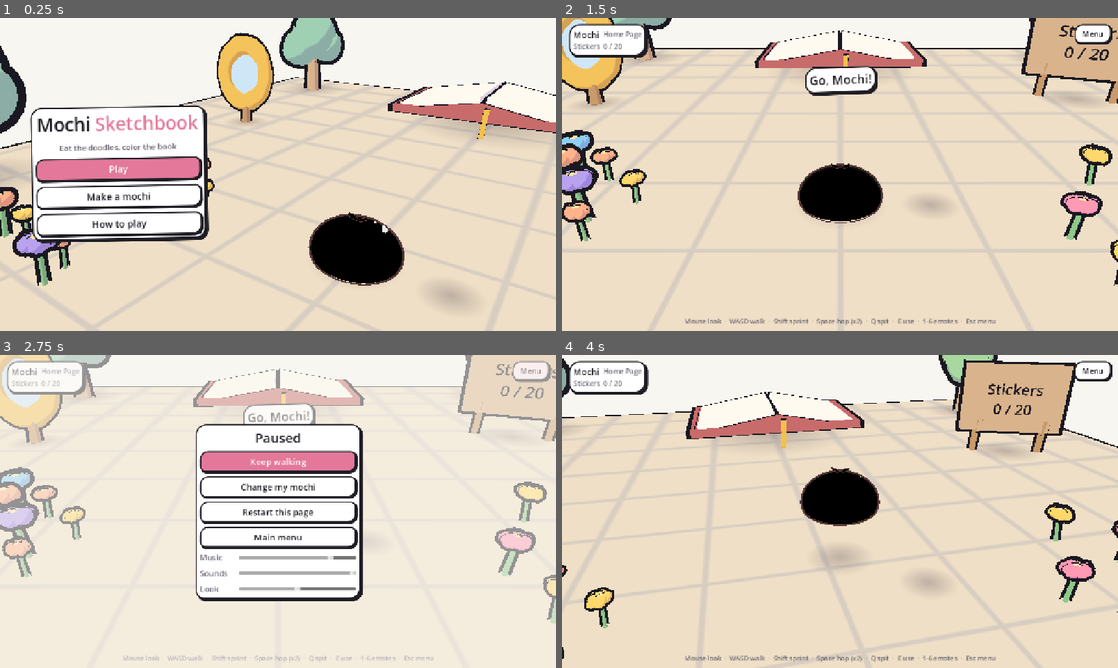
Above: before the commit, frames 1-4 (two rows, left to right).
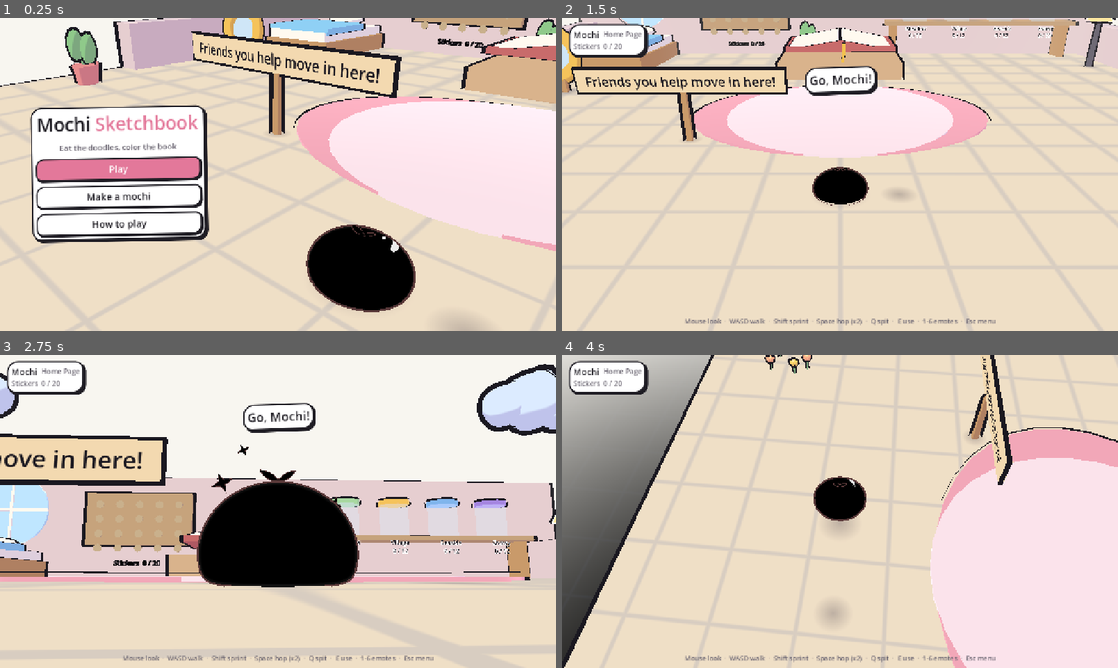
Above: after the commit, the same moments.

Repository: Mainm0e/mochi-paint-party
Game: Godot game, scene res://scenes/main.tscn
Two runs of this game, one before a commit and one after it. Both use one fixed random seed, a clock stepped at 60 frames per second and the inputs below.
Inputs (mouse positions are in pixels of both pictures, inside the frame that each line leads up to):
- Up to frame 1 (0.25 s): no input
- Up to frame 2 (1.5 s): click "Play" at 0.5 s; click "Let's go!" at 1.25 s
- Up to frame 3 (2.75 s): click (528, 370) at 2 s, where only the run before the commit has a clickable "Menu"
- Up to frame 4 (4 s): click (840, 511) at 2.75 s, where only the run before the commit has a clickable "Restart this page"; tap Enter at 3.5 s; move the mouse to (867, 511) at 3.52 s; hold W (move_forward) from 3.53 s (still down); hold Space (jump) from 3.53 s (still down); click (867, 511) at 3.67 s

The runs differ from the first frame. In frame 1, 45% of the frame differs, in the area x 0-100%, y 0-100%; in frame 2, 29%; in frame 3, 54%; in frame 4, 55%.

Commit message:
Home Page rebuilt as a cosy room; remove the unusable HUD Menu button
The Home Page is now a room on the page: the sketchbook on a desk (World Map),
the mirror (creator), a shelf of star jars that fill with stars per chapter,
a sticker board with a slot per sticker that fills in, a bed, lamp and plants,
and the doodle friends you've helped move in and chat around the rug. The
camera sits higher there to show the whole room.

The HUD Menu button couldn't be clicked while playing (the mouse is captured);
Esc already opens the menu, so the button is gone.

Co-Authored-By: Claude Opus 5.5 <noreply@anthropic.com>

Diff:
--- a/godot/scripts/main.gd
+++ b/godot/scripts/main.gd
@@ -303,11 +303,17 @@
 		world.map_at = save.map_at
 		world.map_new = world.stamp_for_level(_just_done)
 		_just_done = ""
+	if name == "home":  # the Home Page shows your progress: star jars, the sticker board, friends who moved in
+		var stars := {}
+		for j in World.JARS:
+			stars[j[0]] = _stars(j[0]) if world.page_exists(j[0]) else 0
+		var moved: Array = World.HOME_FRIENDS.filter(func(f): return f[2] in _page_save(f[1]).eaten).map(func(f): return f[0])
+		world.home_state = {"stars": stars, "stickers": save.stickers.duplicate(), "friends": moved}
 	world.load_level(name, eaten)
 	# on the map the mochi walks the whole book, so it is drawn bigger and the camera pulls back
 	mochi.size = 1.7 if on_map else 1.0
 	mochi.scale = Vector3.ONE * mochi.size
-	cam_dist = 10.0 if on_map else 4.2
+	cam_dist = 10.0 if on_map else (6.5 if name == "home" else 4.2)  # the Home Page is a room: see all of it
 	audio.play_music(MUSIC.get(name, "music_paper_stroll"))
 	var open_page := not name in ["home", "worldmap"]  # pages are big and open: see further across them
 	environment.fog_depth_begin = 40.0 if on_map else (28.0 if open_page else 16.0)
@@ -315,7 +321,7 @@
 	mochi.redraw_at(world.spawn_point())
 	mochi.rotation.y = PI  # face into the page (away from the camera)
 	yaw = 0.0
-	pitch = 0.7 if on_map else 0.45
+	pitch = 0.7 if on_map else (0.6 if name == "home" else 0.45)
 	follow = mochi.global_position
 	_inhaling = {}
 	if name == "home":
@@ -597,14 +603,6 @@
 	power_tag.add_child(power_label)
 	power_tag.visible = false
 	tv.add_child(power_tag)  # stacks under the card's lines, however many there are
-	var menu_btn := _button("Menu", false, 17)
-	menu_btn.anchor_left = 1.0
-	menu_btn.anchor_right = 1.0
-	menu_btn.offset_left = -100
-	menu_btn.offset_right = -16
-	menu_btn.offset_top = 14
-	menu_btn.pressed.connect(func(): set_mode(Mode.PAUSED))
-	hud.add_child(menu_btn)
 	var bottom := _vbox(4)
 	bottom.anchor_left = 0.5
 	bottom.anchor_right = 0.5
--- a/godot/scripts/world.gd
+++ b/godot/scripts/world.gd
@@ -573,21 +573,60 @@
 
 
 # ================================================================== Home Page
+## Doodle friends who move to the Home Page once you've helped them (their quest or race star is found).
+const HOME_FRIENDS := [
+	["pip", "meadow", "b_pip", "sprout", "c3e2a0", "Pip", "I love my new home! My bow looks great on this page."],
+	["tufts", "meadow", "b_tufts", "puff", "ffffff", "Tufts", "My fluff-puffs sleep under your bed. Shh!"],
+	["scribble", "meadow", "b_race", "pencil", "ffd86b", "Scribble", "I doodled you a picture. Well... a squiggle."],
+	["glim", "village", "b_glim", "lamp", "6b6672", "Glim", "I'll keep your page bright at night!"],
+	["postie", "village", "b_postie", "mail", "e5485e", "Postie", "No letters today. Just a hug!"],
+	["zip", "village", "b_zip", "plane", "ffffff", "Zip", "Zoom zoom! Race you round the rug!"],
+	["clack", "seaside", "b_clack", "crab", "f2788e", "Clack", "Sideways is still the best way. Click clack!"],
+	["gale", "seaside", "b_gale", "gull", "ffffff", "Gale", "I can smell the sea from here. Squawk!"],
+	["knit", "snowy", "b_knit", "mitten", "e88f8f", "Knit", "I'm knitting you a tiny scarf. Hold still!"],
+	["hoot", "snowy", "b_hoot", "owl", "c9b8a0", "Hoot", "Hoo! Cosy page you've got."],
+]
+## Star jars on the shelf, one per chapter page: page, label, lid colour.
+const STICKER_COLORS := ["a8d8a0", "f5c35b", "7fb5ec", "a585e0"]  # sticker stars on the board, by chapter
+const JARS := [["meadow", "Meadow", "a8d8a0"], ["village", "Village", "f5c35b"], ["seaside", "Seaside", "7fb5ec"], ["snowy", "Snowy", "a585e0"]]
+
+var home_state := {}   # set by main before building the Home Page: {stars: {page: n}, stickers: [gid], friends: [id]}
+
+
+## The Home Page: your own cosy corner of the sketchbook. A room on a paper page with the book (to the World
+## Map), the mirror (change your look), a shelf of star jars (one per chapter), a sticker board that fills up,
+## and the doodle friends you've helped, who move in and chat.
 func _build_home() -> void:
-	island(0, 0, 13, 12, 0.0, "f6e7d3")
-	checkpoint(Vector3(0, 0, 3.0))
+	var room := island(0, 0, 20, 16, 0.0, "f6e7d3")
+	_paint(room.get_child(1), true)
+	checkpoint(Vector3(0, 0, 4.5))
 	checkpoints[0].node.visible = false
-	# the big sketchbook you jump into
+	# the room: a back wall with a round window, low side walls, a rug
+	for w in [[0, -7.6, 20, 0.6, 3.2, "fbe3eb"], [-9.7, -3.5, 0.6, 8.8, 1.2, "fbe3eb"], [9.7, -3.5, 0.6, 8.8, 1.2, "fbe3eb"]]:
+		var wall := island(w[0], w[1], w[2], w[3], w[4], w[5], w[4])
+		_paint(wall.get_child(1), true)
+	var window := colored(_cyl(1.1, 1.1, 0.08, 24), "bfe6ff", Vector3(-7.6, 2.1, -7.25), 0.03, 0.4)
+	window.rotation.x = PI / 2.0
+	add_child(window)
+	for k in 2:  # window cross
+		var bar := colored(_box(2.2 if k == 0 else 0.08, 0.08 if k == 0 else 2.2, 0.06), "fffaf0", Vector3(-7.6, 2.1, -7.2), 0.0, 0.0)
+		add_child(bar)
+	var rug := colored(_cyl(3.4, 3.4, 0.04, 32), "f2a7b8", Vector3(0, 0.02, 0.5), 0.02, 0.1)
+	rug.scale = Vector3(1.0, 1.0, 0.75)
+	add_child(rug)
+	add_child(colored(_cyl(2.6, 2.6, 0.045, 32), "fbe3eb", Vector3(0, 0.025, 0.5), 0.0, 0.1))
+	# the big sketchbook on a low desk: it opens the World Map
 	var book := Node3D.new()
+	book.add_child(doodle(_box(3.8, 0.5, 2.6), "d9b38c", Vector3(0, 0.25, 0), 0.03, true))  # desk
 	for sx in [-1.0, 1.0]:
-		var page := doodle(_box(1.5, 0.1, 2.1), "fffaf0", Vector3(sx * 0.78, 0.55, 0), 0.025, true)
+		var page := doodle(_box(1.5, 0.1, 2.1), "fffaf0", Vector3(sx * 0.78, 1.05, 0), 0.025, true)
 		page.rotation.z = -sx * 0.18
 		book.add_child(page)
-	book.add_child(doodle(_box(3.3, 0.14, 2.3), "c86b6b", Vector3(0, 0.38, 0), 0.03, true))
-	book.add_child(doodle(_box(0.08, 0.6, 0.02), "f2c14e", Vector3(0.1, 0.25, 1.15), 0.01, true))
-	place(book, Vector3(0, 0, -3.2), 1.0, 3.5, 0.0, _box_shape(Vector3(3.3, 0.7, 2.3)), Vector3(0, 0.35, 0))
-	zone("book", Vector3(0, 0, -1.6), 1.4, "E  Open the book")
-	# a dressing mirror for the creator
+	book.add_child(doodle(_box(3.3, 0.14, 2.3), "c86b6b", Vector3(0, 0.88, 0), 0.03, true))
+	book.add_child(doodle(_box(0.08, 0.6, 0.02), "f2c14e", Vector3(0.1, 0.75, 1.15), 0.01, true))
+	place(book, Vector3(0, 0, -4.2), 1.0, 3.8, 0.0, _box_shape(Vector3(3.8, 1.2, 2.6)), Vector3(0, 0.6, 0))
+	zone("book", Vector3(0, 0, -2.4), 1.5, "E  Open the book")
+	# the mirror, for changing your look
 	var mirror := Node3D.new()
 	var frame := doodle(TorusMesh.new(), "f5c35b", Vector3(0, 1.0, 0), 0.02)
 	frame.rotation.x = PI / 2.0
@@ -598,28 +637,111 @@
 	glass.scale = Vector3(0.95, 1.0, 1.3)
 	mirror.add_child(glass)
 	mirror.add_child(doodle(_cyl(0.05, 0.08, 0.5, 8), "c99a6a", Vector3(0, 0.25, 0), 0.015))
-	place(mirror, Vector3(-4.2, 0, -0.5), 1.0, 1.0, 0.5, _cyl_shape(0.35, 1.6), Vector3(0, 0.8, 0))
-	zone("mirror", Vector3(-3.4, 0, 0.2), 1.2, "E  Change my look")
-	# sticker board
-	var board := Node3D.new()
-	board.add_child(doodle(_box(1.8, 1.2, 0.1), "d9b38c", Vector3(0, 1.0, 0), 0.025, true))
-	board.add_child(doodle(_cyl(0.05, 0.05, 0.6, 6), "c99a6a", Vector3(-0.6, 0.3, 0), 0.015))
-	board.add_child(doodle(_cyl(0.05, 0.05, 0.6, 6), "c99a6a", Vector3(0.6, 0.3, 0), 0.015))
-	var label := Label3D.new()
-	label.name = "StickerLabel"
-	label.font = _ui_font()
-	label.font_size = 64
-	label.pixel_size = 0.004
-	label.modulate = Color("1f1d24")
-	label.outline_size = 0
-	label.position = Vector3(0, 1.0, 0.07)
-	board.add_child(label)
-	place(board, Vector3(4.2, 0, -0.8), 1.0, 1.4, -0.4, _box_shape(Vector3(1.8, 1.6, 0.3)), Vector3(0, 0.8, 0))
-	for p in [Vector3(-5, 0, -4.5), Vector3(5.2, 0, -4.4), Vector3(-5.3, 0, 4.2), Vector3(5.4, 0, 4.0)]:
-		_tree(p, 1.1)
-	_scatter(flower, Vector3(-2.5, 0, 3.5), 1.6, 14)
-	_scatter(flower, Vector3(3, 0, 3.8), 1.4, 12)
+	place(mirror, Vector3(-7.6, 0, -1.5), 1.0, 1.0, 0.6, _cyl_shape(0.35, 1.6), Vector3(0, 0.8, 0))
+	zone("mirror", Vector3(-6.7, 0, -0.9), 1.3, "E  Change my look")
+	# the star shelf: a jar per chapter, filling with little stars as you find Bloom Stars there
+	var shelf_c := Vector3(5.2, 0, -6.9)
+	var shelf := island(shelf_c.x, shelf_c.z, 7.0, 0.9, 1.3, "d9b38c", 0.15)
+	_paint(shelf.get_child(1), true)
+	for leg in [-3.2, 3.2]:
+		add_child(doodle(_box(0.15, 1.2, 0.7), "c99a6a", shelf_c + Vector3(leg, 0.6, 0), 0.015, true))
+	var stars: Dictionary = home_state.get("stars", {})
+	for i in JARS.size():
+		var j: Array = JARS[i]
+		var jc := shelf_c + Vector3(-2.4 + i * 1.6, 1.3, 0)
+		_star_jar(jc, j[1], j[2], int(stars.get(j[0], 0)), page_stars(j[0]))
+	# the sticker board: a slot for every sticker in the book, filled in as they're found
+	var bc := Vector3(-3.6, 0, -7.0)
+	var board := island(bc.x, bc.z, 3.2, 0.2, 2.6, "d9b38c", 1.6)
+	_paint(board.get_child(1), true)
+	var got: Array = home_state.get("stickers", [])
+	var pages := ["meadow", "village", "seaside", "snowy"]
+	for row in pages.size():
+		for col in 5:
+			var id := "%s:s%d" % [pages[row], col + 1]
+			var at := bc + Vector3(-1.2 + col * 0.6, 2.25 - row * 0.45, 0.13)
+			if id in got:
+				var st := colored(_star_mesh(0.17, 0.08, 0.03), STICKER_COLORS[row], at, 0.01, 0.2)
+				add_child(st)
+			else:
+				var slot := colored(_cyl(0.12, 0.12, 0.02, 12), "c9b08c", at, 0.0, 0.0)
+				slot.rotation.x = PI / 2.0
+				add_child(slot)
+	var count := Label3D.new()
+	count.font = _ui_font()
+	count.font_size = 40
+	count.pixel_size = 0.005
+	count.modulate = Color("1f1d24")
+	count.text = "Stickers  %d / %d" % [got.size(), pages.size() * 5]
+	count.position = bc + Vector3(0, 0.45, 0.13)
+	add_child(count)
+	# cosy bits: a bed, a lamp, plants, a little stool
+	var bed := Node3D.new()
+	bed.add_child(doodle(_box(2.4, 0.5, 3.4), "c99a6a", Vector3(0, 0.25, 0), 0.03, true))
+	bed.add_child(doodle(_box(2.2, 0.3, 3.2), "fffaf0", Vector3(0, 0.62, 0), 0.025, true))
+	bed.add_child(doodle(_box(2.3, 0.18, 2.0), "8fd0f5", Vector3(0, 0.82, 0.55), 0.02, true))   # blanket
+	bed.add_child(doodle(_sphere(0.45, 12, 6), "fffaf0", Vector3(0, 0.95, -1.15), 0.02))          # pillow
+	bed.get_child(-1).scale = Vector3(1.4, 0.45, 0.8)
+	place(bed, Vector3(-7.6, 0, -5.4), 1.0, 2.0, 0.0, _box_shape(Vector3(2.4, 0.95, 3.4)), Vector3(0, 0.47, 0))
+	var lamp := Node3D.new()
+	lamp.add_child(doodle(_cyl(0.05, 0.08, 1.6, 6), "6b6672", Vector3(0, 0.8, 0), 0.015))
+	lamp.add_child(colored(_cyl(0.18, 0.4, 0.45, 12), "ffe9a0", Vector3(0, 1.75, 0), 0.02, 0.5))
+	place(lamp, Vector3(8.6, 0, -4.8), 1.0, 0.7, 0.0, _cyl_shape(0.25, 1.6), Vector3(0, 0.8, 0))
+	for p in [Vector3(-8.8, 0, 2.5), Vector3(8.8, 0, 2.0), Vector3(-1.2, 0, -6.8)]:
+		var pot := Node3D.new()
+		pot.add_child(doodle(_cyl(0.3, 0.22, 0.45, 10), "e88f8f", Vector3(0, 0.22, 0), 0.02))
+		for k in 3:
+			var leaf := doodle(_sphere(0.28, 8, 5), "8fc98a", Vector3(cos(k * 2.1) * 0.15, 0.7 + k * 0.1, sin(k * 2.1) * 0.15), 0.02)
+			leaf.scale = Vector3(0.6, 1.2, 0.6)
+			pot.add_child(leaf)
+		place(pot, p, 1.0, 0.7, INF, _cyl_shape(0.3, 0.9), Vector3(0, 0.45, 0))
+	_scatter(flower, Vector3(-6, 0, 6.2), 1.4, 10)
+	_scatter(flower, Vector3(6.5, 0, 6.2), 1.4, 10)
+	for p in [Vector3(-9, 0, 7), Vector3(9, 0, 7)]:
+		_tree(p, 1.0)
+	# friends you've helped have moved in: they stand around the rug and chat when you talk to them
+	var moved: Array = home_state.get("friends", [])
+	var spots := [Vector3(-3.2, 0, 1.0), Vector3(3.2, 0, 1.0), Vector3(-4.6, 0, 3.4), Vector3(4.6, 0, 3.4),
+		Vector3(-2.0, 0, 5.4), Vector3(2.0, 0, 5.4), Vector3(-6.2, 0, 4.8), Vector3(6.2, 0, 4.8),
+		Vector3(-5.8, 0, 0.0), Vector3(5.8, 0, -0.4)]
+	var n := 0
+	for f in HOME_FRIENDS:
+		if f[0] in moved:
+			friend(f[0], spots[n], f[4], f[5], {"ask": f[6], "done": f[6], "thanks": f[6]}, [], f[3])
+			friends[f[0]].star = ""
+			friends[f[0]].node.rotation.y = atan2(-spots[n].x, -spots[n].z + 0.5)  # facing the rug
+			n += 1
+	if n == 0:
+		_signpost(Vector3(-3.0, 0, 2.2), "Friends you help move in here!")
 	_paint_all(true)  # the home page is always in colour
+
+
+## A glass jar on the shelf with `got` little stars inside (out of `total`), and its count underneath.
+func _star_jar(at: Vector3, label: String, lid: String, got: int, total: int) -> void:
+	var glass := StandardMaterial3D.new()
+	glass.shading_mode = BaseMaterial3D.SHADING_MODE_UNSHADED
+	glass.transparency = BaseMaterial3D.TRANSPARENCY_ALPHA
+	glass.albedo_color = Color(0.85, 0.94, 1.0, 0.35)
+	var jar := MeshInstance3D.new()
+	jar.mesh = _cyl(0.45, 0.45, 1.0, 16)
+	jar.material_override = glass
+	jar.position = at + Vector3(0, 0.5, 0)
+	add_child(jar)
+	add_child(colored(_cyl(0.48, 0.48, 0.14, 16), lid, at + Vector3(0, 1.07, 0), 0.02, 0.15))
+	for k in got:  # little stars piled up inside
+		var st := colored(_star_mesh(0.13, 0.06, 0.03), "ffd86b", at + Vector3(rng.randf_range(-0.25, 0.25), 0.1 + k * 0.07, rng.randf_range(-0.2, 0.2)), 0.008, 0.3)
+		st.rotation = Vector3(rng.randf() * TAU, rng.randf() * TAU, 0)
+		add_child(st)
+	var text := Label3D.new()
+	text.font = _ui_font()
+	text.font_size = 36
+	text.pixel_size = 0.005
+	text.modulate = Color("1f1d24")
+	text.outline_modulate = Color.WHITE
+	text.outline_size = 10
+	text.text = "%s\n%d / %d" % [label, got, total]
+	text.position = at + Vector3(0, -0.35, 0.5)
+	add_child(text)
 
 
 func set_sticker_count(got: int, total: int) -> void:
Not shown, changed: CLAUDE.md
